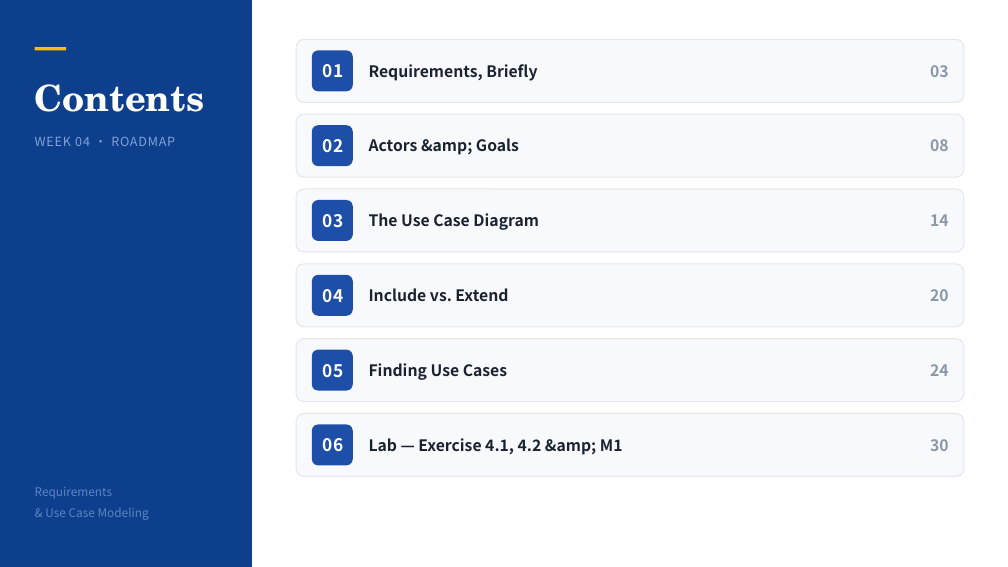
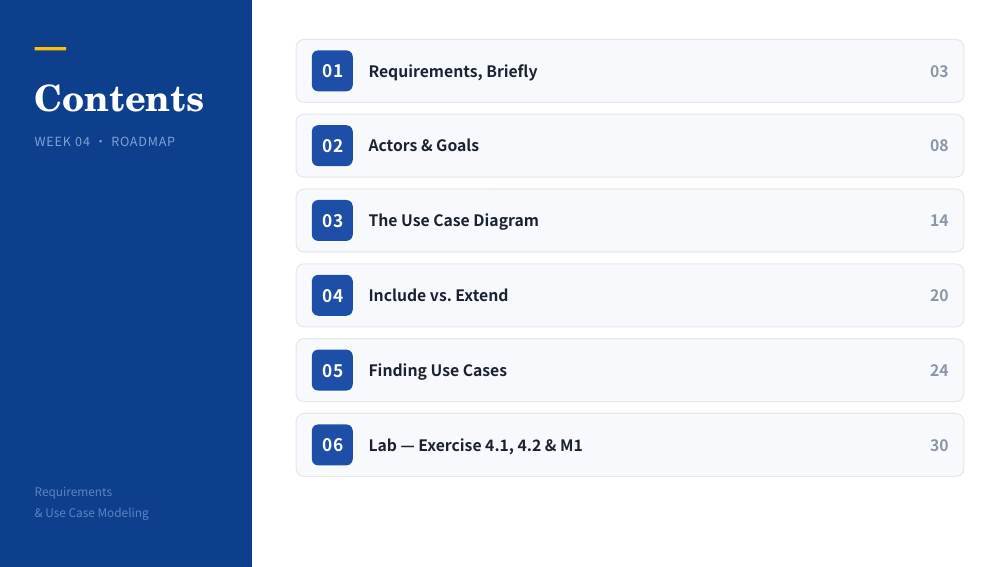
Before and after one commit to klausren/isad-course, a slide deck: slide 2 of 01-slides/W04-Requirements-and-Use-Case-Modeling.pptx. Drawn at 1008x567 pixels with LibreOffice and Linux fonts; fonts in the diff are those of the drawing. Boxes give left, top, right and bottom in pixels: in the first picture for what was removed or moved away, otherwise in the second. Text is boxed around its words. In the diff, an @@ line names an element or a change of style, - is before the commit and + after.

```diff
--- a/01-slides/W04-Requirements-and-Use-Case-Modeling.pptx
+++ b/01-slides/W04-Requirements-and-Use-Case-Modeling.pptx
@@ text at bbox=[369, 138, 479, 151]: text changed @@
-Actors &amp; Goals
+Actors & Goals
@@ text at bbox=[369, 438, 583, 454]: text changed @@
-Lab — Exercise 4.1, 4.2 &amp; M1
+Lab — Exercise 4.1, 4.2 & M1
```
Also in this commit, not shown: 3 other files.
